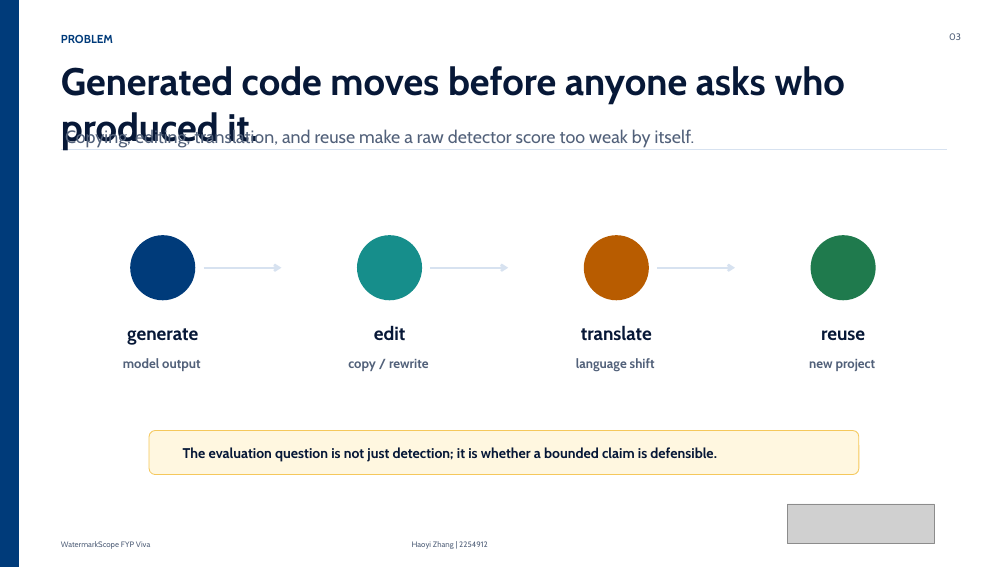
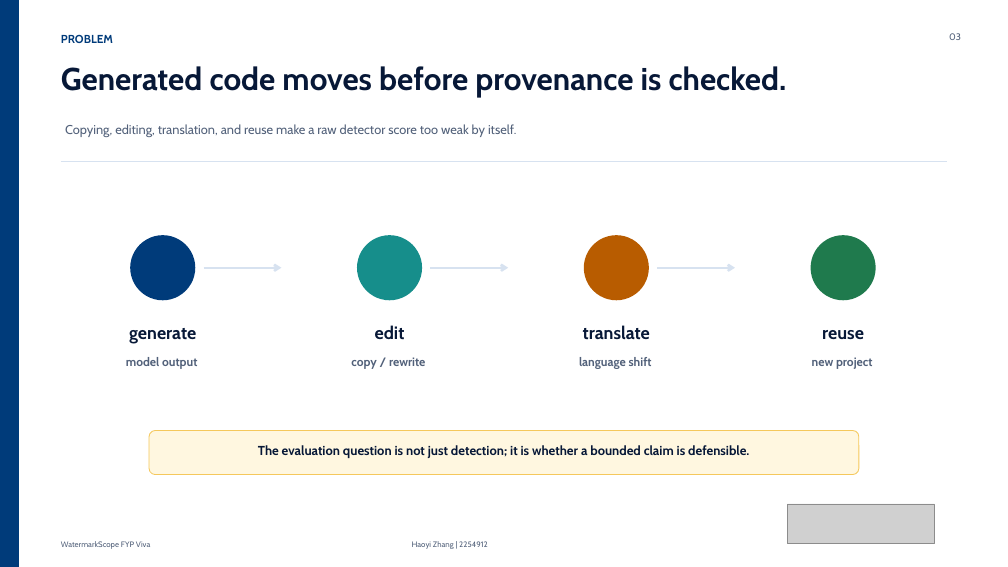
Before and after one commit to Haoyi-Zhang/WatermarkScope, a slide deck: slide 3 of docs/WatermarkScope_FYP_Viva.pptx. Drawn at 1008x567 pixels with LibreOffice and Linux fonts; fonts in the diff are those of the drawing; grey boxes stand for pictures. Boxes give left, top, right and bottom in pixels: in the first picture for what was removed or moved away, otherwise in the second. Text is boxed around its words. In the diff, an @@ line names an element or a change of style, - is before the commit and + after.

Commit message:
Fix viva deck slide alignment

```diff
--- a/docs/WatermarkScope_FYP_Viva.pptx
+++ b/docs/WatermarkScope_FYP_Viva.pptx
@@ text at <box>61,66,787,97</box>: text changed; size 36.5 to 30 pt @@
-Generated code moves before anyone asks who produced it.
+Generated code moves before provenance is checked.
@@ text "Copying, editing, translation, and reuse ..." at <box>65,124,516,137</box>: size 17 to 12.2 pt @@
@@ line moved from (61, 149) - (948, 149) to (61, 162) - (948, 162) @@
@@ size 18 to 17 pt in 4 elements at <box>822,330,864,339</box>, <box>129,328,196,344</box>, <box>375,325,405,340</box>, <box>583,325,650,340</box> @@
@@ size 12.5 to 11.5 pt in 4 elements at <box>579,357,652,369</box>, <box>812,357,872,369</box>, <box>126,357,197,369</box>, <box>351,357,425,369</box> @@
@@ text "The evaluation question is not ..." at <box>258,445,749,458</box>: size 13.4 to 12.4 pt; alignment left to centre @@
```
Also in this commit, not shown: 14 other slides changed.
